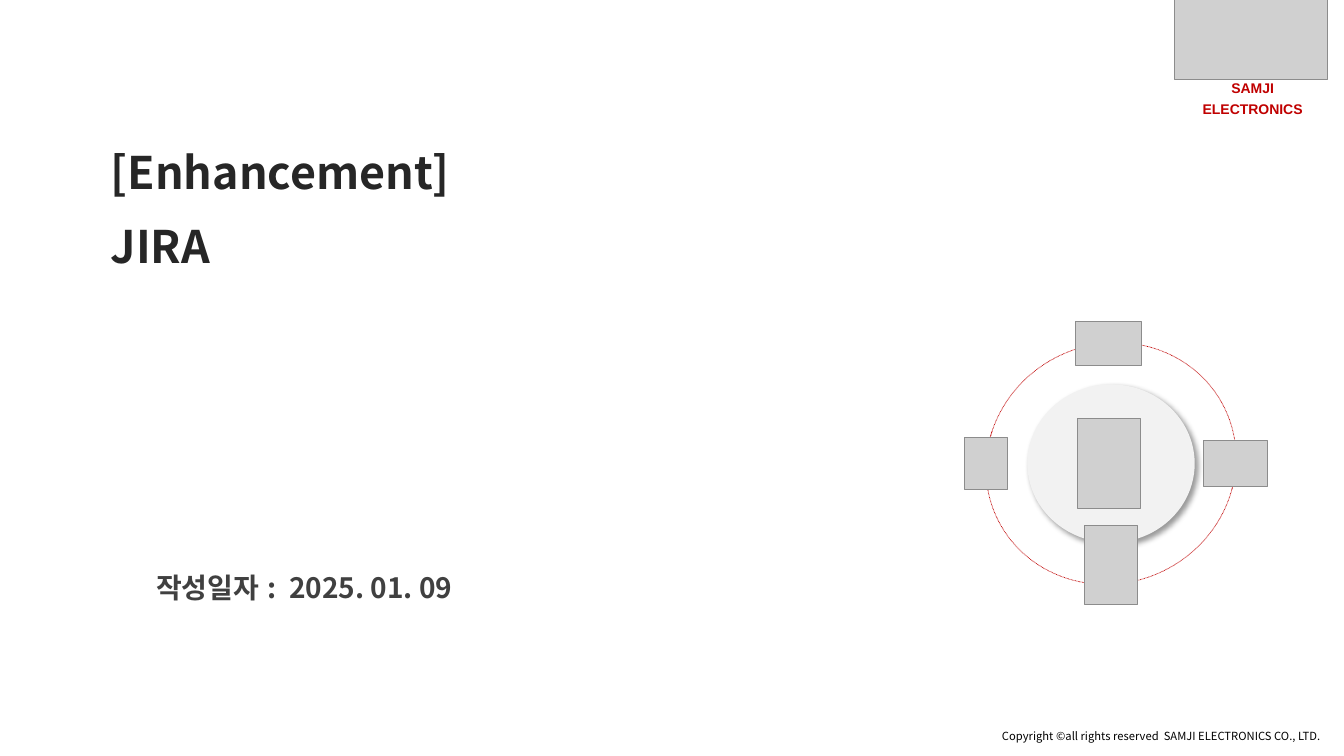
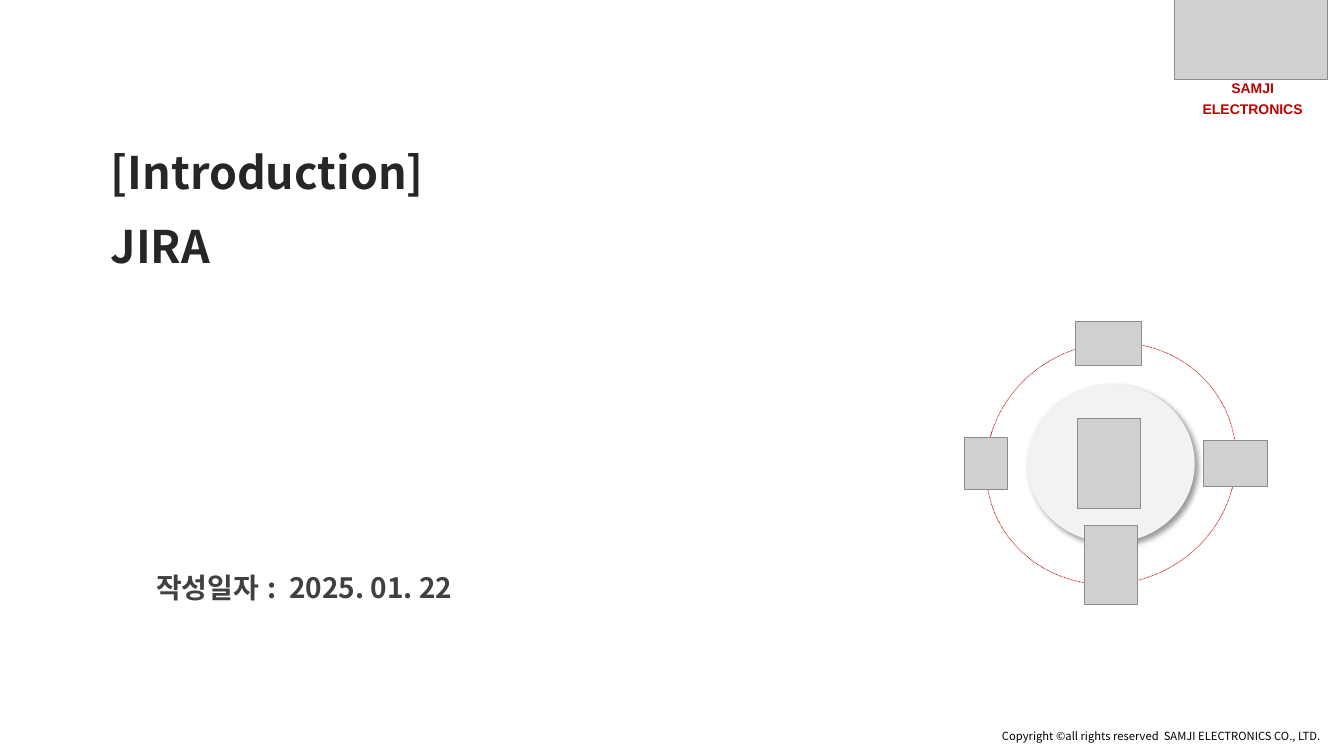
Before and after one commit to SangguKang/doc, a slide deck: slide 1 of Transfer/JIRA.pptx. Drawn at 1344x756 pixels with LibreOffice and Linux fonts; fonts in the diff are those of the drawing; grey boxes stand for pictures; background and template pictures are left out. Boxes give left, top, right and bottom in pixels: in the first picture for what was removed or moved away, otherwise in the second. Text is boxed around its words. In the diff, an @@ line names an element or a change of style, - is before the commit and + after.

```diff
--- a/Transfer/JIRA.pptx
+++ b/Transfer/JIRA.pptx
@@ text at box(111, 152, 424, 197): text changed @@
-[Enhancement]
+[Introduction]
@@ text at box(156, 574, 452, 601): text changed @@
-작성일자 : 2025. 01. 09
+작성일자 : 2025. 01. 22
```
Also in this commit, not shown: 10 other slides changed, 4 slides added, 18 slides removed, 3 other files.
